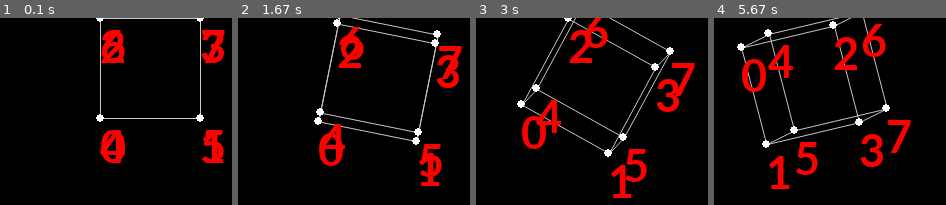
Above: before the commit, frames 1-4 (left to right).
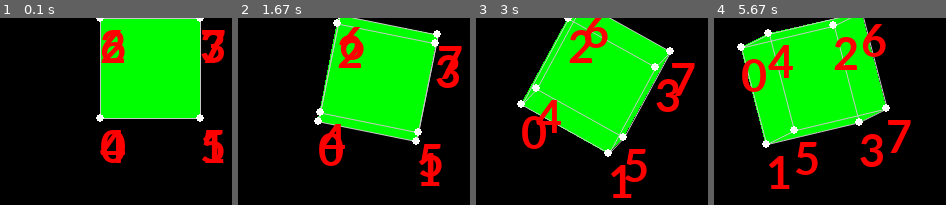
Above: after the commit, the same moments.

Repository: JTWWilson/Minesweeper
Game: pygame game, started from test.py
Two runs of this game, one before a commit and one after it. Both use one fixed random seed, a clock stepped at 60 frames per second and the inputs below.
Inputs:
- Up to frame 1 (0.1 s): no input
- Up to frame 2 (1.67 s): hold W 0.33-0.8 s; hold A 0.83-1.37 s; hold Left 0.83-1.37 s; tap Z at 0.9, 1.2, 1.47 s; tap X at 0.98 s; hold S from 1.4 s (still down); hold Down from 1.4 s (still down)
- Up to frame 3 (3 s): release S at 1.7 s; release Down at 1.7 s; hold A 1.73-2.13 s; hold Left 1.73-2.13 s; tap Z at 1.8, 2.1, 2.23, 2.63 s; hold W 2.17-2.53 s; hold Up 2.17-2.53 s; tap X at 2.32 s; hold S 2.57-2.93 s; hold Down 2.57-2.93 s; hold A from 2.97 s (still down); hold Left from 2.97 s (still down)
- Up to frame 4 (5.67 s): tap Z at 3.03, 3.33, 3.53, 3.87, 4.17, 4.43, 4.77, 5.07, 5.2, 5.6 s; release A at 3.43 s; release Left at 3.43 s; hold W 3.47-3.77 s; hold Up 3.47-3.77 s; tap X at 3.62, 4.85 s; hold A 3.8-4.33 s; hold Left 3.8-4.33 s; hold S 4.37-4.67 s; hold Down 4.37-4.67 s; hold A 4.7-5.1 s; hold Left 4.7-5.1 s; hold W 5.13-5.5 s; hold Up 5.13-5.5 s; hold S from 5.53 s (still down); hold Down from 5.53 s (still down)

The runs differ from the first frame. In frame 1, 21% of the frame differs, in the area x 43-87%, y 0-54%; in frame 2, 24%; in frame 3, 26%; in frame 4, 28%, in the area x 12-74%, y 0-68%.

Commit message:
Added faces and colouring for them

Diff:
--- a/test.py
+++ b/test.py
@@ -28,12 +28,12 @@
     pygame.K_UP: (lambda x: x.translateall('y', -10)),
     # pygame.K_EQUALS: (lambda x: x.scaleAll(1.25)),
     # pygame.K_MINUS:  (lambda x: x.scaleAll( 0.8)),
-    pygame.K_q: (lambda x: x.rotateall('X', 0.1)),
-    pygame.K_w: (lambda x: x.rotateall('X', -0.1)),
-    pygame.K_a: (lambda x: x.rotateall('Y', 0.1)),
-    pygame.K_s: (lambda x: x.rotateall('Y', -0.1)),
-    pygame.K_z: (lambda x: x.rotateall('Z', 0.1)),
-    pygame.K_x: (lambda x: x.rotateall('Z', -0.1))}
+    pygame.K_q: (lambda x: x.rotateall('x', 0.1)),
+    pygame.K_w: (lambda x: x.rotateall('x', -0.1)),
+    pygame.K_a: (lambda x: x.rotateall('y', 0.1)),
+    pygame.K_s: (lambda x: x.rotateall('y', -0.1)),
+    pygame.K_z: (lambda x: x.rotateall('z', 0.1)),
+    pygame.K_x: (lambda x: x.rotateall('z', -0.1))}
 
 
 class ProjectionViewer:
@@ -55,9 +55,11 @@
         self.wireframes = {}
         self.displayvertices = True
         self.displayedges = True
-        self.vertexColour = (255, 255, 255)
-        self.edgeColour = (200, 200, 200)
+        self.displayfaces = True
+        self.vertexcolour = (255, 255, 255)
+        self.edgecolour = (200, 200, 200)
         self.vertexRadius = 4
+        self.facecolour = (150, 150, 150)
 
     def addwireframe(self, name, frame):
         """
@@ -90,9 +92,17 @@
         self.screen.fill(self.background)
 
         for frame in self.wireframes.values():
+            if self.displayfaces:
+                for face in frame.faces:
+                    pygame.draw.polygon(self.screen,
+                                        GREEN,
+                                        [(vertex.x, vertex.y) for vertex in face.vertices],
+                                        0)
+
+
             if self.displayedges:
                 for edge in frame.edges:
-                    pygame.draw.aaline(self.screen, self.edgeColour, (edge.start.x, edge.start.y),
+                    pygame.draw.aaline(self.screen, self.edgecolour, (edge.start.x, edge.start.y),
                                        (edge.stop.x, edge.stop.y), 1)
 
             if self.displayvertices:
@@ -102,10 +112,11 @@
                     self.screen.blit(text, (int(frame.vertices[vertex].x),
                                             int(frame.vertices[vertex].y)))
                     pygame.draw.circle(self.screen,
-                                       self.vertexColour,
+                                       self.vertexcolour,
                                        (int(frame.vertices[vertex].x),
                                         int(frame.vertices[vertex].y)),
                                        self.vertexRadius, 0)
+
 
     def translateall(self, axis, d):
         """
@@ -122,11 +133,9 @@
         :param axis: The axis on which the wireframes are rotated
         :param theta: By what angle they are rotated
         """
-        rotatefunction = 'rotate' + axis.lower()
-
         for frame in self.wireframes:
             centre = self.wireframes[frame].findcentre()
-            getattr(self.wireframes[frame], rotatefunction)(centre, theta)
+            getattr(self.wireframes[frame], 'rotate' + axis)(centre, theta)
 
 
 board = []
@@ -139,21 +148,37 @@
         for k in range(10):
             if [0, 0] == [i, j]:
                 [i, j, k] = [x + 1 * 100 for x in [i, j, k]]
-                aisle.append(wireframe.Wireframe([[i, j, k],
-                                                  [i + 100, j, k],
-                                                  [i, j - 100, k],
-                                                  [i + 100, j - 100, k],
-                                                  [i, j, k + 100],
-                                                  [i + 100, j, k + 100],
-                                                  [i, j - 100, k + 100],
-                                                  [i + 100, j - 100, k + 100]
-                                                  ],
-                                                 [(n, n + 4)
-                                                  for n in range(0, 4)] + [(n, n + 1)
-                                                                           for n in range(0, 8, 2)] + [(n, n + 2)
-                                                                                                       for n in
-                                                                                                       (0, 1, 4, 5)]
-                                                 ))
+                aisle.append(
+                    wireframe.Wireframe(
+                        [[i, j, k],
+                         [i + 100, j, k],
+                         [i, j - 100, k],
+                         [i + 100, j - 100, k],
+                         [i, j, k + 100],
+                         [i + 100, j, k + 100],
+                         [i, j - 100, k + 100],
+                         [i + 100, j - 100, k + 100]
+                         ],
+                        [(n, n + 4)
+                         for n in range(0, 4)] + [(n, n + 1)
+                                                  for n in range(0, 8, 2)] + [(n, n + 2)
+                                                                              for n in (0, 1, 4, 5)],
+                        # [[[i, j, k], [i, j - 100, k], [i + 100, j - 100, k], [i + 100, j, k]],
+                        # [[i, j, k], [i + 100, j, k], [i + 100, j, k + 100], [i, j, k + 100]],
+                        # [[i, j, k], [i, j - 100, k], [i, j - 100, k + 100], [i, j, k + 100]],
+                        # [[i + 100, j - 100, k + 100], [i, j - 100, k + 100], [i, j, k + 100], [i, j, k + 100]],
+                        # [[i + 100, j - 100, k + 100], [i + 100, j - 100, k], [i + 100, j, k], [i + 100, j, k + 100]],
+                        # [[i + 100, j - 100, k + 100], [i + 100, j - 100, k], [i, j - 100, k], [i, j, k + 100]],]
+                    ))
+                aisle[-1].addfaces(
+                    [
+                        [aisle[-1].vertices[0], aisle[-1].vertices[1], aisle[-1].vertices[3], aisle[-1].vertices[2]],
+                        [aisle[-1].vertices[0], aisle[-1].vertices[4], aisle[-1].vertices[6], aisle[-1].vertices[2]],
+                        [aisle[-1].vertices[0], aisle[-1].vertices[1], aisle[-1].vertices[5], aisle[-1].vertices[4]],
+                        [aisle[-1].vertices[5], aisle[-1].vertices[7], aisle[-1].vertices[3], aisle[-1].vertices[1]],
+                        [aisle[-1].vertices[5], aisle[-1].vertices[7], aisle[-1].vertices[6], aisle[-1].vertices[4]],
+                        [aisle[-1].vertices[5], aisle[-1].vertices[1], aisle[-1].vertices[0], aisle[-1].vertices[4]]
+                    ])
                 # aisle[-1].scale(1, (300, 300))
         row.append(aisle)
     board.append(row)
@@ -162,7 +187,6 @@
 
 display = ProjectionViewer(600, 600)
 
-
 for i in range(len(board)):
     for j in range(len(board[i])):
         for k in range(len((board[i][j]))):
--- a/wireframe.py
+++ b/wireframe.py
@@ -20,11 +20,19 @@
         self.stop = stop
 
 
+class Face:
+    """
+    Defines an face which holds all of its vertices
+    """
+    def __init__(self, vertices):
+        self.vertices = vertices
+
+
 class Wireframe:
     """
     A wireframe object that has a given number of vertices and a given number of edges
     """
-    def __init__(self, vertices=(), edges=()):
+    def __init__(self, vertices=(), edges=(), faces=()):
         """
         Defines the wireframe, with vertices and edges if necessary
         :param vertices: The wireframe's vertices
@@ -32,10 +40,13 @@
         """
         self.vertices = []
         self.edges = []
+        self.faces = []
         if len(vertices) > 0:
             self.addvertices(vertices)
         if len(edges) > 0:
             self.addedges(edges)
+        if len(faces) > 0:
+            self.addfaces(faces)
 
     def addvertices(self, vertexlist):
         """
@@ -47,11 +58,19 @@
 
     def addedges(self, edgelist):
         """
-        Allows the program to add in a given number of vertices
+        Allows the program to add in a given number of edges
         :param edgelist: The list of edges to be added
         """
         for (start, stop) in edgelist:
             self.edges.append(Edge(self.vertices[start], self.vertices[stop]))
+
+    def addfaces(self, facelist):
+        """
+        Allows the program to add in a given number of face
+        :param facelist: The list of faces to be added
+        """
+        for face in facelist:
+            self.faces.append(Face(face))
 
     def translate(self, axis, d):
         """
@@ -64,7 +83,7 @@
             for vertex in self.vertices:
                 setattr(vertex, axis, getattr(vertex, axis) + d)
 
-    #def scale(self, centres, scale):
+    # def scale(self, centres, scale):
     #    """"""
     #    """ Scale the wireframe from the centre of the screen """
     #
@@ -118,5 +137,5 @@
     cube.addedges([(n, n + 1) for n in range(0, 8, 2)])
     cube.addedges([(n, n + 2) for n in (0, 1, 4, 5)])
 
-    cube.outputvertices()
-    cube.outputedges()
+    # cube.outputvertices()
+    # cube.outputedges()
